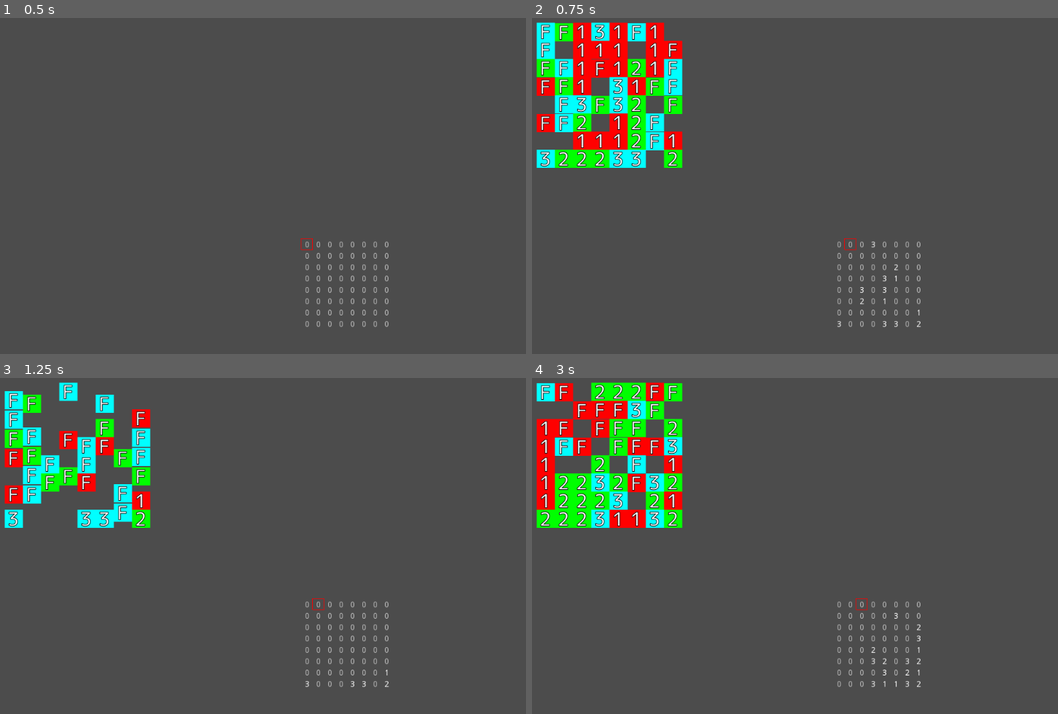
Above: before the commit, frames 1-4 (two rows, left to right).
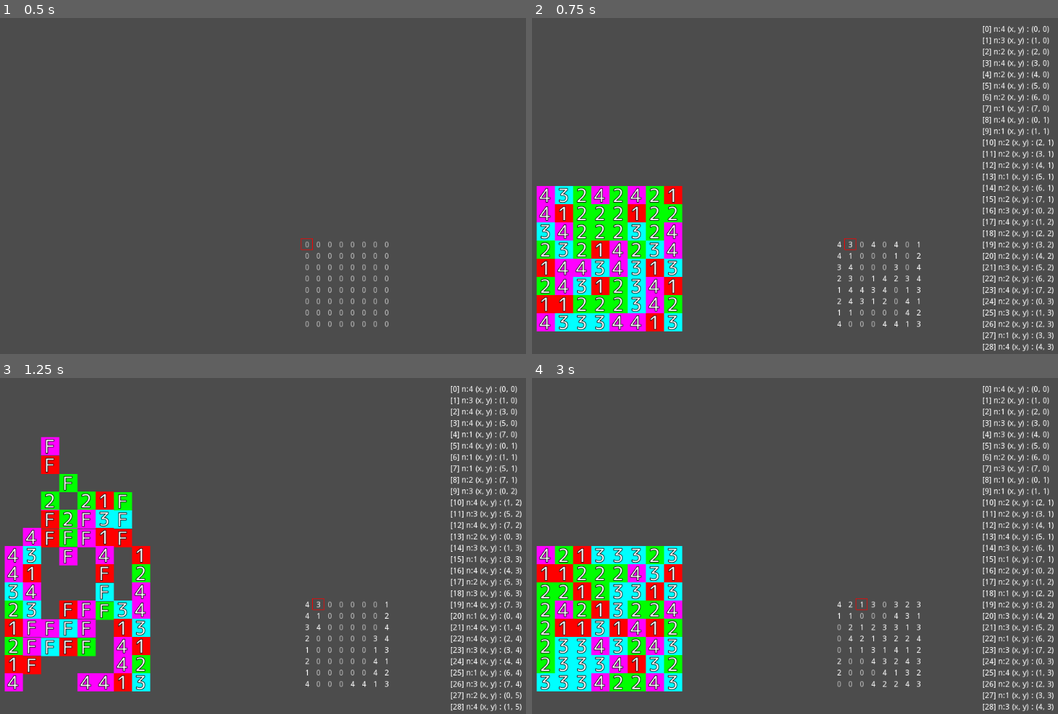
Above: after the commit, the same moments.

Repository: syun77/gd_match3
Game: Godot game, scene res://Main.tscn
Two runs of this game, one before a commit and one after it. Both use one fixed random seed, a clock stepped at 60 frames per second and the inputs below.
Inputs:
- Up to frame 1 (0.5 s): no input
- Up to frame 2 (0.75 s): tap Enter at 0.5 s; hold Right (ui_right) from 0.53 s (still down); tap R (ui_r) at 0.6 s
- Up to frame 3 (1.25 s): keep holding Right (ui_right)
- Up to frame 4 (3 s): release Right (ui_right) at 1.28 s; hold Down (ui_down) 1.28-2.03 s; tap R (ui_r) at 1.35, 2.1, 2.85 s; hold Right (ui_right) 2.03-2.78 s; hold Up (ui_up) from 2.78 s (still down)

Frame 1 is identical in both runs. In frame 2, 25% of the frame differs, in the area x 0-100%, y 1-100%; in frame 3, 20%; in frame 4, 25%.

Commit message:
フィールドに空きがある場合に自動で次のタイルが出現するようにした

Diff:
--- a/TestMatch3/FieldMgr.gd
+++ b/TestMatch3/FieldMgr.gd
@@ -17,9 +17,16 @@
 const WIDTH  = 8 # フィールドの幅.
 const HEIGHT = 8 # フィールドの高さ.
 const OFS_X = 32 # フィールドの描画オフセット(X).
-const OFS_Y = 32 # フィールドの描画オフセット(Y).
+const OFS_Y = 320 # フィールドの描画オフセット(Y).
 
 const ERASE_CNT = 3 # 3つ並んだら消去する.
+const TILE_TYPE = 4 # 4種類出現する
+
+# 状態.
+enum eState {
+	HIDE,   # 非表示.
+	ACTIVE, # アクティブ.
+}
 
 # 消去種別 (消去判定で使用する).
 enum eEraseType {
@@ -31,7 +38,8 @@
 # ----------------------------------------
 # メンバ変数.
 # ----------------------------------------
-var _field  = Array2.new(WIDTH, HEIGHT)
+var _state = eState.HIDE
+var _field = Array2.new(WIDTH, HEIGHT)
 
 # ----------------------------------------
 # onready.
@@ -47,18 +55,45 @@
 	_field.fill(Array2.EMPTY)
 
 	# タイルをすべて消しておく.
-	remove_all()
-
-# 生成したタイルをすべて破棄する.
-func remove_all() -> void:
-	for tile in _layer.get_children():
-		tile.queue_free()
-
-# 更新.
-func _process(_delta: float) -> void:
+	remove_all_tiles()
+
+	# 初期状態は非表示.
+	_state = eState.HIDE
+
+# 表示開始.
+func start() -> void:
+	_state = eState.ACTIVE
+
+# 手動更新関数.
+func proc(delta: float) -> void:
+	if _state == eState.HIDE:
+		return # 動作しない.
+
+	# タイルの更新.
+	for tile in _layer.get_children():
+		tile.proc(delta)
+
+	# 新しいタイル出現チェック
+	for i in range(_field.width):
+		# 1列あたりに HEIGHT のタイルで埋まるようにする.
+		var list = _search_x_tiles(i)
+		var d = _field.height - len(list)
+		if d <= 0:
+			continue
+
+		var min_y := -1.0 # 最大の高さ (座標系としては最小値)
+		for tile in list:
+			var py = tile.get_now_y()
+			min_y = min(py, min_y)
+		# 足りないぶんだけ生成する.
+		for _k in range(d):
+			var n = randi()%TILE_TYPE + 1
+			_create_tile(n, i, int(min_y))
+			min_y -= 1.0
 
 	# 消去判定を行う.
 	_update_erase()
+
 
 # 更新 > 消去処理
 func _update_erase() -> void:
@@ -81,7 +116,7 @@
 	for idx in erase_list:
 		var x = _field.to_x(idx)
 		var y = _field.to_y(idx)
-		var n = _field.getv(x, y)
+		#var n = _field.getv(x, y)
 		#print("erase[%d]: (x, y) = (%d, %d)"%[n, x, y])
 		_field.set_idx(idx, Array2.EMPTY)
 
@@ -116,6 +151,19 @@
 
 	# 見つからなかった.
 	return null
+
+# 指定のX座標に存在するタイルをすべて取得する.
+func _search_x_tiles(x:int):
+	var ret = []
+	for tile in _layer.get_children():
+		if int(tile.get_now_x()) == x:
+			ret.append(tile)
+
+	return ret
+
+# すべてのタイルを取得する.]
+func get_all_tiles():
+	return _layer.get_children()
 
 # タイルの生成.
 func _create_tile(id:int, x:int, y:int) -> void:
@@ -123,16 +171,19 @@
 	_layer.add_child(tile)
 	tile.appear(id, x, y)
 
+# 生成したタイルをすべて破棄する.
+func remove_all_tiles() -> void:
+	for tile in _layer.get_children():
+		tile.queue_free()
+
 # ランダムでタイルを生成する.
 func set_random() -> void:
 	# いったんタイルを全削除しておく.
-	remove_all()
+	remove_all_tiles()
 
 	for idx in range(_field.width * _field.height):
-		var v = randi()%4
+		var v = randi()%TILE_TYPE + 1
 		_field.set_idx(idx, v)
-		if v == Array2.EMPTY:
-			continue
 		var px = _field.to_x(idx)
 		var py = _field.to_y(idx)
 		_create_tile(v, px, py)
@@ -186,7 +237,7 @@
 	var list = PoolIntArray()
 	for idx in erase_list:
 		if list.has(idx) == false:
-			list.append(idx)
+			list.append(idx) # 未登録のもののみ追加.
 
 	return list
 
@@ -208,5 +259,6 @@
 	# 消せるかもしれない.
 	cnt += 1
 	tmp.setv(x2, y2, eEraseType.REMOVE)
+
 	# 次を調べる.
 	return _check_erase_recursive(tmp, n, cnt, x2, y2, vx, vy)
--- a/TestMatch3/Main.gd
+++ b/TestMatch3/Main.gd
@@ -32,14 +32,11 @@
 	# 選択位置をリセットする.
 	_select.reset()
 
-func _create_tile(id:int, x:int, y:int) -> TileObj:
-	var tile = TileObj.instance()
-	add_child(tile)
-	tile.appear(id, x, y)
-	return tile
+	# フィールドを初期化.
+	FieldMgr.initialize()
 
 # 更新.
-func _process(_delta: float) -> void:
+func _process(delta: float) -> void:
 
 	# カーソルの移動.
 	if Input.is_action_just_pressed("ui_left"):
@@ -54,10 +51,9 @@
 	_cursor.y = clamp(_cursor.y, 0, 7)
 
 	if Input.is_action_just_pressed("ui_r"):
-		# ランダムにブロックを配置する
+		FieldMgr.initialize()
+		FieldMgr.start()
 		FieldMgr.set_random()
-		# 落下させる
-		#_fall()
 
 	if Input.is_action_just_pressed("ui_z"):
 		if _cursor.equal(_select) == false:
@@ -75,6 +71,9 @@
 		# 消去チェック.
 		_check_erase()
 		_fall()
+
+	# フィールドの更新.
+	FieldMgr.proc(delta)
 
 	update()
 
@@ -100,6 +99,14 @@
 				color = Color.gray
 			_draw_tile(n, i, j, 512, 380, color)
 
+	var idx = 0
+	var y = 32
+	for tile in FieldMgr.get_all_tiles():
+		var buf = "[%d] n:%d (x, y) : (%1.0f, %1.0f)"%[idx, tile.get_id(), tile.get_now_x(), tile.get_now_y()]
+		draw_string(_font, Vector2(800, y), buf)
+		idx += 1
+		y += 20
+
 func _draw_tile(n:int, x:int, y:int, x_ofs:float, y_ofs:float, color:Color) -> void:
 	var buf = "%d"%n
 	draw_string(_font, Vector2(x_ofs + 32 + 20 * x, y_ofs + 32 + 20 * y), buf, color)
--- a/TestMatch3/Tile.gd
+++ b/TestMatch3/Tile.gd
@@ -21,7 +21,7 @@
 const TILE_SIZE = 32
 
 # 重力加速度.
-const GRAVITY_Y = 0.001
+const GRAVITY_Y = 0.005
 
 # 消滅時間.
 const TIMER_VANISH = 0.5
@@ -95,6 +95,9 @@
 	_state = eState.FALLING
 	visible = true
 
+	# タイル座標系をワールド座標系に変換.
+	position = to_world(_now_x, _now_y)
+
 # 落下チェック.
 func _check_fall() -> bool:
 	if FieldMgr.check_hit_bottom(self):
@@ -106,7 +109,7 @@
 func check_hit_bottom(tile:TileObj) -> bool:
 
 	var obj_id = tile.get_instance_id()
-	var number = tile.get_id()
+	#var number = tile.get_id()
 	var tile_x = tile.get_now_x()
 	var tile_y = tile.get_now_y()
 
@@ -124,6 +127,9 @@
 	var upper = tile_y - 0.5 # 下のブロックのトップ
 	if bottom < upper:
 		return false # 重なっていない.
+
+	# 更新タイミングの関係でめり込んでいたら押し返す.
+	_now_y -= (bottom - upper)
 
 	return true
 
@@ -155,7 +161,8 @@
 	set_id(eTile.NONE)
 	visible = false
 
-func _process(delta: float) -> void:
+# 手動更新関数.
+func proc(delta: float) -> void:
 	if _id == eTile.NONE:
 		visible = false
 		return
